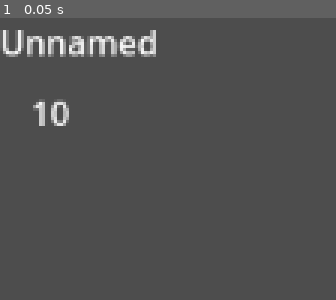
Above: before the commit, frame 1.
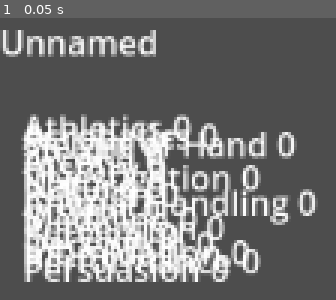
Above: after the commit, the same moment.

Repository: ETHale/DnDCharSheet
Game: Godot game, scene res://Scene/CharacterSheet.tscn
Same seed, same stepped clock (60 frames per second), same inputs: the game is played once before the commit and once after it.
Inputs:
- Up to frame 1 (0.05 s): no input

The runs differ from the first frame. In frame 1, 33% of the frame differs, in the area x 6-95%, y 28-94%.

Commit message:
changed skills to wrok with groups and removed old stuff

Diff:
--- a/Scene/CharacterSheet.tscn
+++ b/Scene/CharacterSheet.tscn
@@ -11,22 +11,16 @@
 grow_vertical = 2
 script = ExtResource("1_x1xng")
 
-[node name="CharacterNameLabel" type="Label" parent="."]
+[node name="CharacterNameLabel" type="Label" parent="." groups=["Name"]]
 layout_mode = 0
 offset_right = 40.0
 offset_bottom = 23.0
 text = "Example Name
 "
 
-[node name="Str" type="Control" parent="."]
-anchors_preset = 0
-offset_left = 15.0
-offset_top = 34.0
-offset_right = 55.0
-offset_bottom = 74.0
-
-[node name="Label" type="Label" parent="Str"]
+[node name="Skills List" type="VBoxContainer" parent="."]
 layout_mode = 0
-offset_right = 40.0
-offset_bottom = 23.0
-text = "10"
+offset_left = 11.0
+offset_top = 33.0
+offset_right = 162.0
+offset_bottom = 315.0
--- a/Scripts/CharacterSheet.gd
+++ b/Scripts/CharacterSheet.gd
@@ -2,33 +2,45 @@
 
 #some preloads to make this all faster
 var NumberStat = preload("res://Scene/NumberStat.tscn")
+var Skill = preload("res://Scene/skill.tscn")
+
+#We will use the actual node tree as our object, with groups to classify wha everything is
+#however the original creation of objects will be passed on a preset.
+#this will allow for further creation of different types of sheets later
 
 @export
-var characterName = "Unnamed"
-
-#below refer to specific stats - these will be NumberStats scenes
-var str
+var char5e = {  # TODO finish this
+	"Name" = "Unnamed",
+	"Stats" = ["Str", "Dex", "Con", "Int", "Wis", "Cha"],
+	"Skills" = [
+		["Athletics",Globals.STR_SKILL], ["Acrobatics",Globals.DEX_SKILL], ["Sleight of Hand",Globals.DEX_SKILL],
+		["Stealth", Globals.DEX_SKILL], ["Arcana", Globals.INT_SKILL], ["History", Globals.INT_SKILL],
+		["Investigation", Globals.INT_SKILL], ["Nature", Globals.INT_SKILL], ["Religion", Globals.INT_SKILL],
+		["Animal Handling",Globals.WIS_SKILL], ["Insight",Globals.WIS_SKILL], ["Medicine", Globals.WIS_SKILL],
+		["Perception", Globals.WIS_SKILL], ["Survival", Globals.WIS_SKILL], ["Deception", Globals.CHA_SKILL],
+		["Intimidation", Globals.CHA_SKILL], ["Performance", Globals.CHA_SKILL], ["Persuasion", Globals.CHA_SKILL]
+		],
+}
 
 #set everything up
 func createSheet():
-	for child in self.get_children():
-		match child.name:
-			"Str":
-				str = NumberStat.instantiate()
-				child.add_child(str)
+	#Change Name to be created here?
+
+	#stats - TODO change that to work with groups and be normal
+
+	#skills
+	for skill in char5e.get("Skills"):
+		var skillNode = Skill.instantiate()
+		skillNode.createGUI(skill[0], skill[1], 0)
+		get_node("Skills List").add_child(skillNode)
 
 #using defined globals we will update the whole sheet
 func updateSheet():
 	for child in self.get_children():
-		#print(child.name)
-		match child.name:
-			#character name
-			"CharacterNameLabel":
-				child.set_text(characterName)
-			#strength stat
-			"Str":
-				str.updateNumber()
-				child.find_child("Label").set_text(str(str.getNumber()))
+		for group in child.get_groups():
+			match group:
+				"Name":
+					child.set_text(char5e.get("Name"))
 
 func _ready():
 	createSheet()
